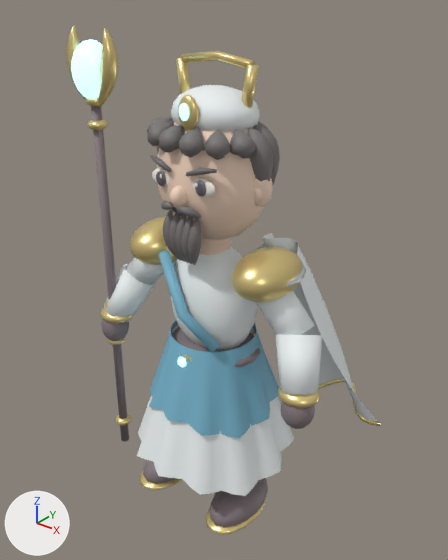
The glTF model samkok/web/models/21-e1.glb as it was, and as the next commit left it.
Camera for both pictures: a 50 mm lens placed at (2.34, -2.81, 3.54), pointed at (-0.05, 0.18, 1.69). The axes (+X, +Y, +Z) are drawn at lower left. The lights are the same throughout. The older version comes first.

Names of what the first picture shows: '21_T1_Tide Chancellor_Mesh'.
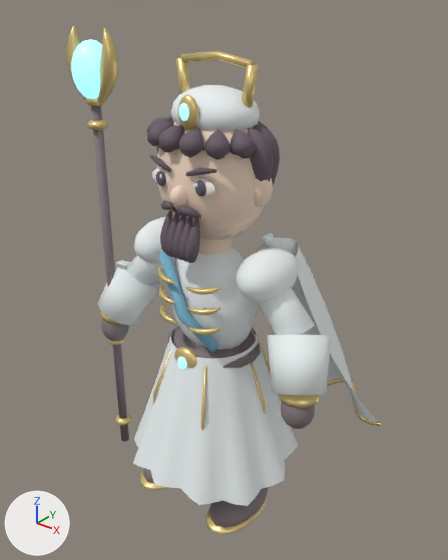
The change, as a list of edits to the scene's bpy script:
```text
Change mat_magic_55cfff:
    mat_magic_55cfff.emission_strength: 2.0 -> 1.0
Add mat_hair_251b22:
    mat_hair_251b22 = principled_material('Hair 251b22')
    mat_hair_251b22.base_color = (0.145, 0.106, 0.133)  # dark grey #6a5c66
    mat_hair_251b22.roughness = 0.72
Change me_21_t1_tide_chancellor_mesh:
    remove me_21_t1_tide_chancellor_mesh.from_pydata(...)  # 10140 vertices, 18496 faces; spans x -1.01..0.94, y -0.59..0.96, z 0.02..3.28
    add me_21_t1_tide_chancellor_mesh.from_pydata(...)  # 9872 vertices, 18096 faces; spans x -1.01..0.94, y -0.62..0.96, z 0.02..3.28
    me_21_t1_tide_chancellor_mesh part 1: the loose piece of 54 vertices spanning x -0.04..0.04, y -0.32..-0.23, z 1.98..2.3 is copied, and the copy is multiplied about its middle by the matrix ((-0.084, 0.248, 0.64), (0.0, 0.546, -0.216), (-0.514, 0.063, -0.091)), then moved by (-0.16, -0.01, -0.28), in mat_antique_gold (yellow #e6cc88); it spans x -0.26..-0.05, y -0.32..-0.23, z 1.83..1.89
    me_21_t1_tide_chancellor_mesh part 2: the loose piece of 54 vertices spanning x -0.04..0.04, y -0.32..-0.23, z 1.98..2.3 is copied, and the copy is multiplied about its middle by the matrix ((-0.084, 0.248, 0.64), (0.0, 0.546, -0.216), (-0.514, 0.063, -0.091)), then moved by (-0.16, -0.01, -0.42), in mat_antique_gold (yellow #e6cc88); it spans x -0.26..-0.05, y -0.32..-0.23, z 1.69..1.75
    me_21_t1_tide_chancellor_mesh part 3: the loose piece of 54 vertices spanning x -0.04..0.04, y -0.32..-0.23, z 1.98..2.3 is copied, and the copy is multiplied about its middle by the matrix ((-0.084, 0.248, 0.64), (0.0, 0.546, -0.216), (-0.514, 0.063, -0.091)), then moved by (-0.16, -0.01, -0.56), in mat_antique_gold (yellow #e6cc88); it spans x -0.26..-0.05, y -0.32..-0.23, z 1.55..1.61
    me_21_t1_tide_chancellor_mesh part 4: the loose piece of 54 vertices spanning x -0.04..0.04, y -0.32..-0.23, z 1.98..2.3 is copied, and the copy is multiplied about its middle by the matrix ((-0.084, -0.248, -0.64), (0.0, 0.546, -0.216), (0.514, 0.063, -0.091)), then moved by (0.16, -0.01, -0.28), in mat_antique_gold (yellow #e6cc88); it spans x 0.05..0.26, y -0.32..-0.23, z 1.83..1.89
    me_21_t1_tide_chancellor_mesh part 5: the loose piece of 54 vertices spanning x -0.04..0.04, y -0.32..-0.23, z 1.98..2.3 is copied, and the copy is multiplied about its middle by the matrix ((-0.084, -0.248, -0.64), (0.0, 0.546, -0.216), (0.514, 0.063, -0.091)), then moved by (0.16, -0.01, -0.42), in mat_antique_gold (yellow #e6cc88); it spans x 0.05..0.26, y -0.32..-0.23, z 1.69..1.75
    me_21_t1_tide_chancellor_mesh part 6: the loose piece of 54 vertices spanning x -0.04..0.04, y -0.32..-0.23, z 1.98..2.3 is copied, and the copy is multiplied about its middle by the matrix ((-0.084, -0.248, -0.64), (0.0, 0.546, -0.216), (0.514, 0.063, -0.091)), then moved by (0.16, -0.01, -0.56), in mat_antique_gold (yellow #e6cc88); it spans x 0.05..0.26, y -0.32..-0.23, z 1.55..1.61
    me_21_t1_tide_chancellor_mesh part 7: the loose piece of 20 vertices spanning x -0.89..-0.55, y -0.25..0.11, z 1.26..1.68 is rebuilt with 20 vertices and now spans x -0.94..-0.5, y -0.3..0.15, z 1.24..1.71
    me_21_t1_tide_chancellor_mesh part 8: the loose piece of 20 vertices spanning x 0.55..0.89, y -0.25..0.11, z 1.26..1.68 is rebuilt with 20 vertices and now spans x 0.5..0.94, y -0.3..0.15, z 1.24..1.71
    me_21_t1_tide_chancellor_mesh part 9: the loose piece of 176 vertices spanning x 0.29..0.63, y -0.2..0.26, z 1.88..1.99 is deleted
    me_21_t1_tide_chancellor_mesh part 10: 792 vertices moved from x -0.62..0.62, y -0.59..0.59, z 0.44..2.27 to x -0.62..0.62, y -0.62..0.62, z 0.38..2.25; 240 vertices removed from x -0.48..0.48, y -0.48..0.48, z 0.83..1.4
    me_21_t1_tide_chancellor_mesh part 11: 640 faces spanning x -0.59..0.59, y -0.24..0.24, z 1.79..2.09 switch from mat_antique_gold (yellow #edd691) to mat_silk_dce9e8 (white #eff5f5)
    me_21_t1_tide_chancellor_mesh part 12: 2888 faces spanning x -0.43..0.43, y -0.35..0.33, z 2.01..2.8 switch from mat_hair_302c2b (grey #787372) to mat_hair_251b22 (dark grey #6a5c66)
    other edits to the shape of me_21_t1_tide_chancellor_mesh do not show in these pictures
    remove me_21_t1_tide_chancellor_mesh.materials.append(mat_steel)  # white #dfe7ee
```

Where the change shows, as pixel boxes [x1, y1, x2, y2] in the pictures (448 x 560 px; the box of a moved part takes in the faces that stretch with it):
'21_T1_Tide Chancellor_Mesh', surface changed, reshaped
    both: [67, 26, 381, 535]
part 1 of me_21_t1_tide_chancellor_mesh, added
    after: [158, 265, 175, 284]
part 2 of me_21_t1_tide_chancellor_mesh, added
    after: [159, 285, 175, 304]
part 3 of me_21_t1_tide_chancellor_mesh, added
    after: [160, 304, 177, 323]
part 4 of me_21_t1_tide_chancellor_mesh, added
    after: [186, 287, 221, 295]
part 5 of me_21_t1_tide_chancellor_mesh, added
    after: [187, 307, 221, 315]
part 6 of me_21_t1_tide_chancellor_mesh, added
    after: [187, 327, 221, 335]
part 7 of me_21_t1_tide_chancellor_mesh, rebuilt (21% wider, 14% taller)
    before: [104, 264, 156, 322]
    after: [98, 260, 161, 326]
part 8 of me_21_t1_tide_chancellor_mesh, rebuilt (38% wider)
    before: [276, 335, 322, 395]
    after: [267, 335, 331, 395]
part 9 of me_21_t1_tide_chancellor_mesh, deleted (mostly hidden)
    before: [286, 265, 306, 288]
part 10 of me_21_t1_tide_chancellor_mesh, moved or reshaped
    before: [137, 210, 294, 496]
    after: [133, 210, 298, 506]
part 11 of me_21_t1_tide_chancellor_mesh, recoloured
    both: [134, 217, 299, 301]
part 12 of me_21_t1_tide_chancellor_mesh, recoloured (grey to dark grey)
    both: [147, 115, 280, 263]
